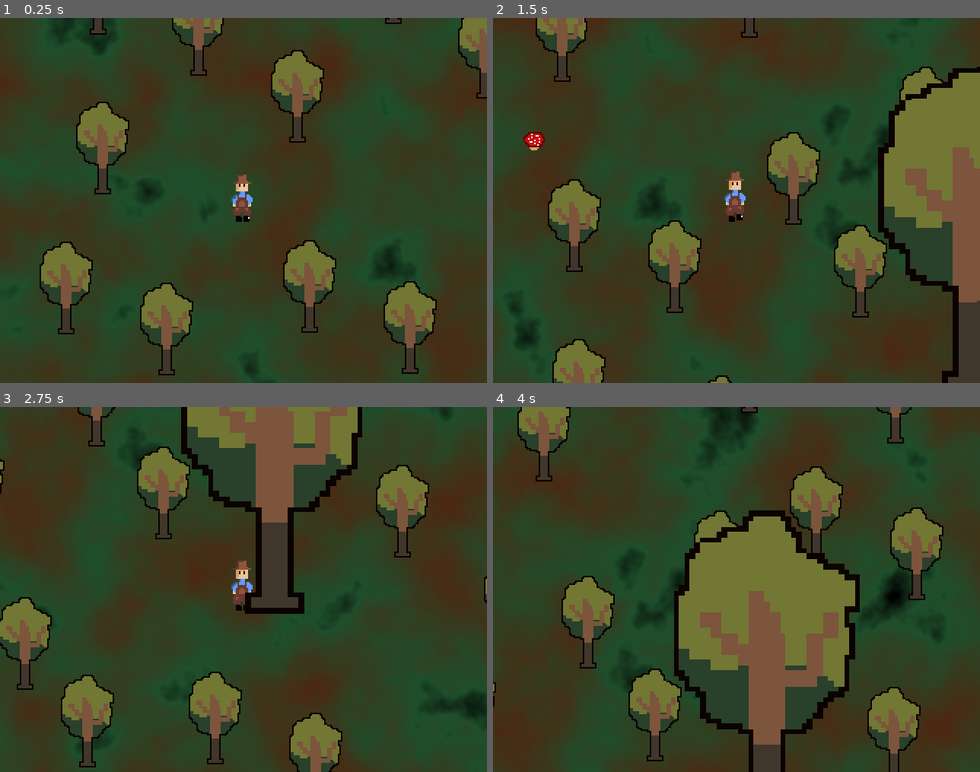
Above: before the commit, frames 1-4 (two rows, left to right).
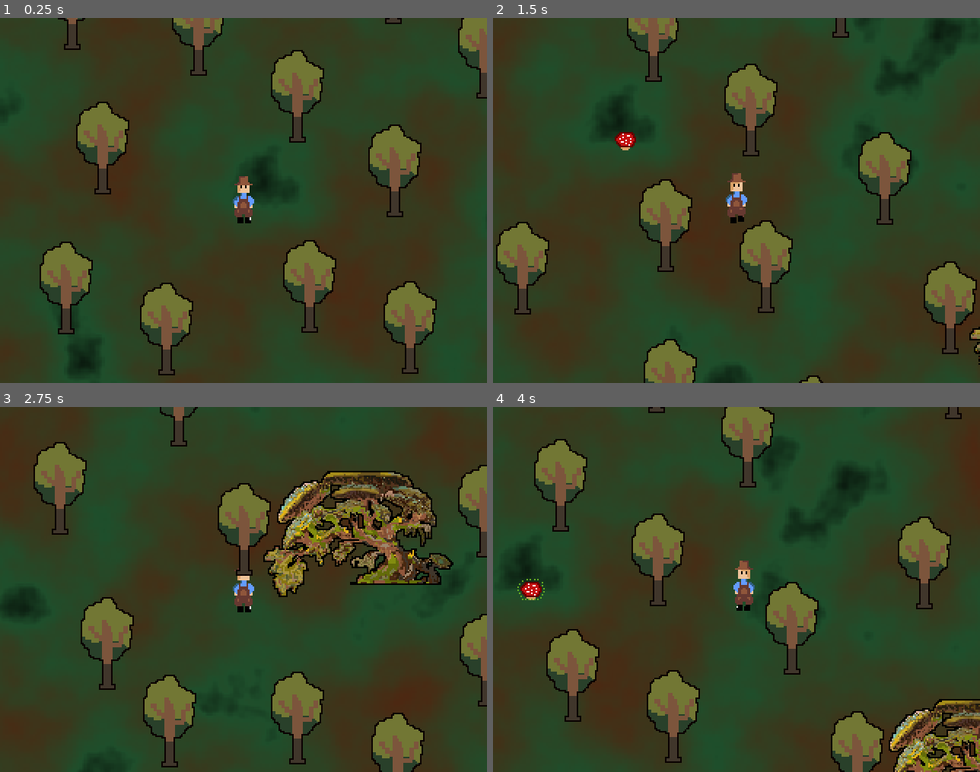
Above: after the commit, the same moments.

Repository: Eren1601/Cyberpunk-Frankenjam
Game: Godot game, scene res://scenes/World.tscn
Same seed, same stepped clock (60 frames per second), same inputs: the game is played once before the commit and once after it.
Inputs:
- Up to frame 1 (0.25 s): no input
- Up to frame 2 (1.5 s): hold D (move_right) 0.53-1.28 s; tap 2 (plant_mushroom) at 0.6, 1.35 s; hold S (move_down) from 1.28 s (still down)
- Up to frame 3 (2.75 s): release S (move_down) at 2.03 s; hold D (move_right) from 2.03 s (still down); tap 2 (plant_mushroom) at 2.1 s
- Up to frame 4 (4 s): release D (move_right) at 2.78 s; hold W (move_up) 2.78-3.53 s; tap 2 (plant_mushroom) at 2.85, 3.6 s; hold A (move_left) from 3.53 s (still down)

The runs differ from the first frame. In frame 1, 14% of the frame differs, in the area x 0-100%, y 0-100%; in frame 2, 32%; in frame 3, 37%; in frame 4, 44%.

Commit message:
overlay changes

Diff:
--- a/scenes/Player.tscn
+++ b/scenes/Player.tscn
@@ -251,7 +251,7 @@
 
 [node name="AnimatedSprite2D" type="AnimatedSprite2D" parent="."]
 y_sort_enabled = true
-position = Vector2(2, 0)
+position = Vector2(2.5, 0)
 sprite_frames = SubResource("SpriteFrames_fq1a3")
 animation = &"idle"
 frame_progress = 0.42452335
--- /dev/null
+++ b/scenes/Ryggsdial.tscn
@@ -0,0 +1,17 @@
+[gd_scene load_steps=4 format=3 uid="uid://do1qmq2ecoab3"]
+
+[ext_resource type="PackedScene" uid="uid://c5k7efi2kjktv" path="res://scenes/Tree.tscn" id="1_w577p"]
+[ext_resource type="Texture2D" uid="uid://6fprbwqxi0fc" path="res://aseprite/Sprites/Ryggdials.png" id="2_3dt6x"]
+
+[sub_resource type="RectangleShape2D" id="RectangleShape2D_w577p"]
+size = Vector2(66, 15)
+
+[node name="Tree" instance=ExtResource("1_w577p")]
+is_big_tree = true
+
+[node name="Sprite2D" parent="." index="0"]
+texture = ExtResource("2_3dt6x")
+
+[node name="CollisionShape2D" parent="StaticBody2D" index="0"]
+position = Vector2(32, -2.5)
+shape = SubResource("RectangleShape2D_w577p")
--- a/scenes/World.tscn
+++ b/scenes/World.tscn
@@ -6,6 +6,25 @@
 [ext_resource type="Script" uid="uid://kbdndscucxg5" path="res://scripts/enemy_spawner.gd" id="4_ygioq"]
 [ext_resource type="Script" uid="uid://6n4t5wt7pvdf" path="res://scripts/root_overlay.gd" id="5_pdh0q"]
 [ext_resource type="Script" uid="uid://v8mr16i7s03o" path="res://scripts/game_state.gd" id="6_h1bdy"]
+[ext_resource type="Texture2D" uid="uid://cg0yl5kmhv0bq" path="res://aseprite/Sprites/Overlay/glitch_screen-Sheet1.png" id="7_yncth"]
+[ext_resource type="Texture2D" uid="uid://dktrn2c3vwgym" path="res://aseprite/Sprites/Overlay/glitch_screen-Sheet2.png" id="8_jgbtq"]
+[ext_resource type="Texture2D" uid="uid://b0sbh3apd1mc" path="res://aseprite/Sprites/Overlay/glitch_screen-Sheet11.png" id="9_4q8dg"]
+[ext_resource type="Texture2D" uid="uid://bq7yiqjqb1dqj" path="res://aseprite/Sprites/Overlay/glitch_screen-Sheet12.png" id="10_lawxi"]
+[ext_resource type="Texture2D" uid="uid://bp5qthm1pbk0e" path="res://aseprite/Sprites/Overlay/glitch_screen-Sheet13.png" id="11_uni40"]
+[ext_resource type="Texture2D" uid="uid://mo5e83ee0vfc" path="res://aseprite/Sprites/Overlay/glitch_screen-Sheet14.png" id="12_aqlsr"]
+[ext_resource type="Texture2D" uid="uid://bsi8082knie4j" path="res://aseprite/Sprites/Overlay/glitch_screen-Sheet15.png" id="13_n2fr6"]
+[ext_resource type="Texture2D" uid="uid://bii54ydpxxy5j" path="res://aseprite/Sprites/Overlay/glitch_screen-Sheet16.png" id="14_128ka"]
+[ext_resource type="Texture2D" uid="uid://dr21ni8x330fn" path="res://aseprite/Sprites/Overlay/glitch_screen-Sheet17.png" id="15_ngql4"]
+[ext_resource type="Texture2D" uid="uid://cv5pdam86xhd4" path="res://aseprite/Sprites/Overlay/glitch_screen-Sheet18.png" id="16_b64vv"]
+[ext_resource type="Texture2D" uid="uid://bgn8tkk2ckqje" path="res://aseprite/Sprites/Overlay/glitch_screen-Sheet3.png" id="17_agajo"]
+[ext_resource type="Texture2D" uid="uid://bgf1pnatbsi04" path="res://aseprite/Sprites/Overlay/glitch_screen-Sheet4.png" id="18_2pad8"]
+[ext_resource type="Texture2D" uid="uid://lgf2b3hy6gln" path="res://aseprite/Sprites/Overlay/glitch_screen-Sheet5.png" id="19_e4yt5"]
+[ext_resource type="Texture2D" uid="uid://cxj5osh4xlo7e" path="res://aseprite/Sprites/Overlay/glitch_screen-Sheet6.png" id="20_x70b3"]
+[ext_resource type="Texture2D" uid="uid://ctsiosi1hwf03" path="res://aseprite/Sprites/Overlay/glitch_screen-Sheet7.png" id="21_5w2bu"]
+[ext_resource type="Texture2D" uid="uid://b48anqtljxbpt" path="res://aseprite/Sprites/Overlay/glitch_screen-Sheet8.png" id="22_1bdwf"]
+[ext_resource type="Texture2D" uid="uid://c7650qvnn1frr" path="res://aseprite/Sprites/Overlay/glitch_screen-Sheet9.png" id="23_1w2qq"]
+[ext_resource type="Texture2D" uid="uid://cbg083ec5y6y5" path="res://aseprite/Sprites/Overlay/glitch_screen-Sheet10.png" id="24_yd118"]
+[ext_resource type="PackedScene" uid="uid://do1qmq2ecoab3" path="res://scenes/Ryggsdial.tscn" id="25_jgbtq"]
 
 [sub_resource type="Gradient" id="Gradient_7c4bj"]
 offsets = PackedFloat32Array(0, 0.25666666, 0.89666665)
@@ -19,23 +38,78 @@
 noise = SubResource("FastNoiseLite_nrtoj")
 color_ramp = SubResource("Gradient_7c4bj")
 
+[sub_resource type="AnimatedTexture" id="AnimatedTexture_lffjk"]
+frames = 18
+speed_scale = 22.7
+frame_0/texture = ExtResource("7_yncth")
+frame_0/duration = 33.0
+frame_1/texture = ExtResource("8_jgbtq")
+frame_1/duration = 33.0
+frame_2/texture = ExtResource("17_agajo")
+frame_2/duration = 33.0
+frame_3/texture = ExtResource("18_2pad8")
+frame_3/duration = 1.0
+frame_4/texture = ExtResource("19_e4yt5")
+frame_4/duration = 1.0
+frame_5/texture = ExtResource("20_x70b3")
+frame_5/duration = 1.0
+frame_6/texture = ExtResource("21_5w2bu")
+frame_6/duration = 1.0
+frame_7/texture = ExtResource("22_1bdwf")
+frame_7/duration = 1.0
+frame_8/texture = ExtResource("23_1w2qq")
+frame_8/duration = 1.0
+frame_9/texture = ExtResource("24_yd118")
+frame_9/duration = 1.0
+frame_10/texture = ExtResource("9_4q8dg")
+frame_10/duration = 1.0
+frame_11/texture = ExtResource("10_lawxi")
+frame_11/duration = 1.0
+frame_12/texture = ExtResource("11_uni40")
+frame_12/duration = 1.0
+frame_13/texture = ExtResource("12_aqlsr")
+frame_13/duration = 1.0
+frame_14/texture = ExtResource("13_n2fr6")
+frame_14/duration = 1.0
+frame_15/texture = ExtResource("14_128ka")
+frame_15/duration = 1.0
+frame_16/texture = ExtResource("15_ngql4")
+frame_16/duration = 1.0
+frame_17/texture = ExtResource("16_b64vv")
+frame_17/duration = 1.0
+
 [node name="Node2D" type="Node2D"]
 y_sort_enabled = true
 
 [node name="Forest Layer" type="Node2D" parent="."]
 
 [node name="Background" type="Sprite2D" parent="Forest Layer"]
+position = Vector2(-2.0000114, -22.000029)
+scale = Vector2(1.3958333, 1.35)
 texture = SubResource("NoiseTexture2D_i4b1j")
-metadata/_edit_lock_ = true
-
-[node name="Player" parent="Forest Layer/Background" instance=ExtResource("2_0uv0p")]
+
+[node name="Player" parent="Forest Layer" instance=ExtResource("2_0uv0p")]
 position = Vector2(-303, -136)
 
 [node name="Trees" type="Node2D" parent="Forest Layer"]
 
 [node name="Tree" parent="Forest Layer/Trees" instance=ExtResource("1_hlk0d")]
-position = Vector2(-399, -247)
+position = Vector2(-416, -237)
 _node_id = 1
+
+[node name="Tree65" parent="Forest Layer/Trees" instance=ExtResource("1_hlk0d")]
+position = Vector2(-537, -235)
+is_spawner = true
+_node_id = 65
+
+[node name="Tree64" parent="Forest Layer/Trees" instance=ExtResource("1_hlk0d")]
+position = Vector2(-456, -320)
+_node_id = 64
+
+[node name="Tree110" parent="Forest Layer/Trees" instance=ExtResource("1_hlk0d")]
+position = Vector2(-523, -368)
+is_spawner = true
+_node_id = 110
 
 [node name="Tree2" parent="Forest Layer/Trees" instance=ExtResource("1_hlk0d")]
 position = Vector2(-333, -220)
@@ -45,16 +119,44 @@
 position = Vector2(-396, -142)
 _node_id = 3
 
+[node name="Tree66" parent="Forest Layer/Trees" instance=ExtResource("1_hlk0d")]
+position = Vector2(-525, -112)
+is_spawner = true
+_node_id = 66
+
 [node name="Tree4" parent="Forest Layer/Trees" instance=ExtResource("1_hlk0d")]
 position = Vector2(182, -213)
 _node_id = 4
 
+[node name="Tree102" parent="Forest Layer/Trees" instance=ExtResource("1_hlk0d")]
+position = Vector2(154, -290)
+_node_id = 4
+
+[node name="Tree108" parent="Forest Layer/Trees" instance=ExtResource("1_hlk0d")]
+position = Vector2(156, -377)
+is_spawner = true
+_node_id = 108
+
+[node name="Tree105" parent="Forest Layer/Trees" instance=ExtResource("1_hlk0d")]
+position = Vector2(-206, -370)
+is_spawner = true
+_node_id = 105
+
 [node name="Tree57" parent="Forest Layer/Trees" instance=ExtResource("1_hlk0d")]
 position = Vector2(86, -230)
 _node_id = 57
 
+[node name="Tree101" parent="Forest Layer/Trees" instance=ExtResource("1_hlk0d")]
+position = Vector2(47, -296)
+_node_id = 57
+
+[node name="Tree107" parent="Forest Layer/Trees" instance=ExtResource("1_hlk0d")]
+position = Vector2(57, -369)
+is_spawner = true
+_node_id = 107
+
 [node name="Tree55" parent="Forest Layer/Trees" instance=ExtResource("1_hlk0d")]
-position = Vector2(-72, -21)
+position = Vector2(-73, 3)
 _node_id = 55
 
 [node name="Tree5" parent="Forest Layer/Trees" instance=ExtResource("1_hlk0d")]
@@ -82,35 +184,78 @@
 _node_id = 56
 
 [node name="Tree8" parent="Forest Layer/Trees" instance=ExtResource("1_hlk0d")]
-position = Vector2(100, -127)
+position = Vector2(100, -93)
 _node_id = 8
 
 [node name="Tree39" parent="Forest Layer/Trees" instance=ExtResource("1_hlk0d")]
 position = Vector2(385, -143)
 _node_id = 39
 
+[node name="Tree97" parent="Forest Layer/Trees" instance=ExtResource("1_hlk0d")]
+position = Vector2(502, -214)
+is_spawner = true
+_node_id = 97
+
 [node name="Tree40" parent="Forest Layer/Trees" instance=ExtResource("1_hlk0d")]
 position = Vector2(426, -248)
 _node_id = 40
 
+[node name="Tree100" parent="Forest Layer/Trees" instance=ExtResource("1_hlk0d")]
+position = Vector2(477, -390)
+is_spawner = true
+_node_id = 100
+
+[node name="Tree98" parent="Forest Layer/Trees" instance=ExtResource("1_hlk0d")]
+position = Vector2(524, -293)
+is_spawner = true
+_node_id = 98
+
 [node name="Tree41" parent="Forest Layer/Trees" instance=ExtResource("1_hlk0d")]
 position = Vector2(341, -267)
 _node_id = 41
 
+[node name="Tree99" parent="Forest Layer/Trees" instance=ExtResource("1_hlk0d")]
+position = Vector2(349, -380)
+is_spawner = true
+_node_id = 99
+
 [node name="Tree42" parent="Forest Layer/Trees" instance=ExtResource("1_hlk0d")]
 position = Vector2(276, -246)
 _node_id = 42
 
+[node name="Tree103" parent="Forest Layer/Trees" instance=ExtResource("1_hlk0d")]
+position = Vector2(231, -303)
+_node_id = 42
+
+[node name="Tree109" parent="Forest Layer/Trees" instance=ExtResource("1_hlk0d")]
+position = Vector2(273, -378)
+is_spawner = true
+_node_id = 109
+
 [node name="Tree58" parent="Forest Layer/Trees" instance=ExtResource("1_hlk0d")]
 position = Vector2(408, -35)
 _node_id = 58
 
+[node name="Tree96" parent="Forest Layer/Trees" instance=ExtResource("1_hlk0d")]
+position = Vector2(501, -130)
+is_spawner = true
+_node_id = 96
+
+[node name="Tree93" parent="Forest Layer/Trees" instance=ExtResource("1_hlk0d")]
+position = Vector2(516, -31)
+is_spawner = true
+_node_id = 93
+
+[node name="Tree92" parent="Forest Layer/Trees" instance=ExtResource("1_hlk0d")]
+position = Vector2(405, 37)
+_node_id = 58
+
 [node name="Tree59" parent="Forest Layer/Trees" instance=ExtResource("1_hlk0d")]
 position = Vector2(323, -54)
 _node_id = 59
 
 [node name="Tree60" parent="Forest Layer/Trees" instance=ExtResource("1_hlk0d")]
-position = Vector2(258, -33)
+position = Vector2(241, -22)
 _node_id = 60
 
 [node name="Tree43" parent="Forest Layer/Trees" instance=ExtResource("1_hlk0d")]
@@ -126,43 +271,65 @@
 _node_id = 45
 
 [node name="Tree46" parent="Forest Layer/Trees" instance=ExtResource("1_hlk0d")]
-position = Vector2(-69, 312)
+position = Vector2(285, -133)
 _node_id = 46
 
+[node name="Tree78" parent="Forest Layer/Trees" instance=ExtResource("1_hlk0d")]
+position = Vector2(-14, 346)
+_node_id = 78
+
+[node name="Tree77" parent="Forest Layer/Trees" instance=ExtResource("1_hlk0d")]
+position = Vector2(-125, 343)
+_node_id = 77
+
 [node name="Tree47" parent="Forest Layer/Trees" instance=ExtResource("1_hlk0d")]
-position = Vector2(-154, 293)
+position = Vector2(-140, 267)
 _node_id = 47
 
 [node name="Tree48" parent="Forest Layer/Trees" instance=ExtResource("1_hlk0d")]
 position = Vector2(82, 197)
 _node_id = 48
 
-[node name="Tree54" parent="Forest Layer/Trees" instance=ExtResource("1_hlk0d")]
-z_index = 2
-position = Vector2(7.6293945e-06, 23.000015)
-scale = Vector2(3.5, 3.5)
-_node_id = 54
-
 [node name="Tree49" parent="Forest Layer/Trees" instance=ExtResource("1_hlk0d")]
 position = Vector2(85, 302)
 _node_id = 49
 
+[node name="Tree80" parent="Forest Layer/Trees" instance=ExtResource("1_hlk0d")]
+position = Vector2(-64, 415)
+is_spawner = true
+_node_id = 80
+
 [node name="Tree50" parent="Forest Layer/Trees" instance=ExtResource("1_hlk0d")]
-position = Vector2(0, 283)
+position = Vector2(7, 256)
 _node_id = 50
 
+[node name="Tree79" parent="Forest Layer/Trees" instance=ExtResource("1_hlk0d")]
+position = Vector2(59, 419)
+is_spawner = true
+_node_id = 79
+
 [node name="Tree51" parent="Forest Layer/Trees" instance=ExtResource("1_hlk0d")]
-position = Vector2(-247, 233)
+position = Vector2(-268, 242)
 _node_id = 51
 
 [node name="Tree52" parent="Forest Layer/Trees" instance=ExtResource("1_hlk0d")]
 position = Vector2(-244, 338)
 _node_id = 52
 
+[node name="Tree76" parent="Forest Layer/Trees" instance=ExtResource("1_hlk0d")]
+position = Vector2(-189, 397)
+is_spawner = true
+_node_id = 76
+
 [node name="Tree53" parent="Forest Layer/Trees" instance=ExtResource("1_hlk0d")]
 position = Vector2(-329, 319)
 _node_id = 53
 
+[node name="Tree74" parent="Forest Layer/Trees" instance=ExtResource("1_hlk0d")]
+position = Vector2(-326, 395)
+is_spawner = true
+_node_id = 74
+
 [node name="Tree9" parent="Forest Layer/Trees" instance=ExtResource("1_hlk0d")]
 position = Vector2(85, -9)
 _node_id = 9
@@ -183,10 +350,24 @@
 position = Vector2(-271, -281)
 _node_id = 13
 
+[node name="Tree104" parent="Forest Layer/Trees" instance=ExtResource("1_hlk0d")]
+position = Vector2(-347, -383)
+is_spawner = true
+_node_id = 104
+
 [node name="Tree14" parent="Forest Layer/Trees" instance=ExtResource("1_hlk0d")]
 position = Vector2(-205, -254)
 _node_id = 14
 
+[node name="Tree63" parent="Forest Layer/Trees" instance=ExtResource("1_hlk0d")]
+position = Vector2(-102, -306)
+_node_id = 14
+
+[node name="Tree106" parent="Forest Layer/Trees" instance=ExtResource("1_hlk0d")]
+position = Vector2(-57, -383)
+is_spawner = true
+_node_id = 106
+
 [node name="Tree15" parent="Forest Layer/Trees" instance=ExtResource("1_hlk0d")]
 position = Vector2(-268, -176)
 _node_id = 15
@@ -195,6 +376,11 @@
 position = Vector2(-420, -50)
 _node_id = 16
 
+[node name="Tree67" parent="Forest Layer/Trees" instance=ExtResource("1_hlk0d")]
+position = Vector2(-519, 10)
+is_spawner = true
+_node_id = 67
+
 [node name="Tree17" parent="Forest Layer/Trees" instance=ExtResource("1_hlk0d")]
 position = Vector2(-354, -23)
 _node_id = 17
@@ -203,8 +389,13 @@
 position = Vector2(-417, 55)
 _node_id = 18
 
+[node name="Tree68" parent="Forest Layer/Trees" instance=ExtResource("1_hlk0d")]
+position = Vector2(-543, 78)
+is_spawner = true
+_node_id = 68
+
 [node name="Tree19" parent="Forest Layer/Trees" instance=ExtResource("1_hlk0d")]
-position = Vector2(-337, 135)
+position = Vector2(-337, 110)
 _node_id = 19
 
 [node name="Tree20" parent="Forest Layer/Trees" instance=ExtResource("1_hlk0d")]
@@ -212,7 +403,7 @@
 _node_id = 20
 
 [node name="Tree21" parent="Forest Layer/Trees" instance=ExtResource("1_hlk0d")]
-position = Vector2(-334, 240)
+position = Vector2(-204, -127)
 _node_id = 12
 
 [node name="Tree22" parent="Forest Layer/Trees" instance=ExtResource("1_hlk0d")]
@@ -235,6 +426,16 @@
 position = Vector2(442, 120)
 _node_id = 31
 
+[node name="Tree95" parent="Forest Layer/Trees" instance=ExtResource("1_hlk0d")]
+position = Vector2(507, 185)
+is_spawner = true
+_node_id = 95
+
+[node name="Tree94" parent="Forest Layer/Trees" instance=ExtResource("1_hlk0d")]
+position = Vector2(514, 90)
+is_spawner = true
+_node_id = 94
+
 [node name="Tree32" parent="Forest Layer/Trees" instance=ExtResource("1_hlk0d")]
 position = Vector2(-38, 127)
 _node_id = 32
@@ -247,18 +448,67 @@
 position = Vector2(167, 275)
 _node_id = 34
 
+[node name="Tree81" parent="Forest Layer/Trees" instance=ExtResource("1_hlk0d")]
+position = Vector2(214, 332)
+_node_id = 81
+
+[node name="Tree83" parent="Forest Layer/Trees" instance=ExtResource("1_hlk0d")]
+position = Vector2(168, 403)
+is_spawner = true
+_node_id = 83
+
 [node name="Tree35" parent="Forest Layer/Trees" instance=ExtResource("1_hlk0d")]
 position = Vector2(324, 169)
 _node_id = 35
 
+[node name="Tree91" parent="Forest Layer/Trees" instance=ExtResource("1_hlk0d")]
+position = Vector2(335, 63)
+_node_id = 35
+
 [node name="Tree36" parent="Forest Layer/Trees" instance=ExtResource("1_hlk0d")]
 position = Vector2(390, 196)
 _node_id = 36
 
+[node name="Tree87" parent="Forest Layer/Trees" instance=ExtResource("1_hlk0d")]
+position = Vector2(440, 261)
+_node_id = 87
+
+[node name="Tree89" parent="Forest Layer/Trees" instance=ExtResource("1_hlk0d")]
+position = Vector2(520, 282)
+is_spawner = true
+_node_id = 89
+
+[node name="Tree88" parent="Forest Layer/Trees" instance=ExtResource("1_hlk0d")]
+position = Vector2(456, 405)
+is_spawner = true
+_node_id = 88
+
 [node name="Tree37" parent="Forest Layer/Trees" instance=ExtResource("1_hlk0d")]
 position = Vector2(327, 274)
 _node_id = 37
 
+[node name="Tree90" parent="Forest Layer/Trees" instance=ExtResource("1_hlk0d")]
+position = Vector2(86, 89)
+_node_id = 90
+
+[node name="Tree86" parent="Forest Layer/Trees" instance=ExtResource("1_hlk0d")]
+position = Vector2(346, 414)
+is_spawner = true
+_node_id = 86
+
+[node name="Tree85" parent="Forest Layer/Trees" instance=ExtResource("1_hlk0d")]
+position = Vector2(259, 272)
+_node_id = 37
+
+[node name="Tree84" parent="Forest Layer/Trees" instance=ExtResource("1_hlk0d")]
+position = Vector2(263, 404)
+is_spawner = true
+_node_id = 84
+
+[node name="Tree82" parent="Forest Layer/Trees" instance=ExtResource("1_hlk0d")]
+position = Vector2(-348, -299)
+_node_id = 82
+
 [node name="Tree38" parent="Forest Layer/Trees" instance=ExtResource("1_hlk0d")]
 position = Vector2(396, 322)
 _node_id = 38
@@ -272,8 +522,18 @@
 _node_id = 27
 
 [node name="Tree28" parent="Forest Layer/Trees" instance=ExtResource("1_hlk0d")]
-position = Vector2(-432, 178)
+position = Vector2(-433, 162)
 _node_id = 28
+
+[node name="Tree70" parent="Forest Layer/Trees" instance=ExtResource("1_hlk0d")]
+position = Vector2(-503, 221)
+is_spawner = true
+_node_id = 70
+
+[node name="Tree69" parent="Forest Layer/Trees" instance=ExtResource("1_hlk0d")]
+position = Vector2(-511, 145)
+is_spawner = true
+_node_id = 69
 
 [node name="Tree29" parent="Forest Layer/Trees" instance=ExtResource("1_hlk0d")]
 position = Vector2(-366, 205)
@@ -283,9 +543,31 @@
 position = Vector2(-429, 283)
 _node_id = 30
 
+[node name="Tree75" parent="Forest Layer/Trees" instance=ExtResource("1_hlk0d")]
+position = Vector2(-492, 401)
+is_spawner = true
+_node_id = 75
+
+[node name="Tree73" parent="Forest Layer/Trees" instance=ExtResource("1_hlk0d")]
+position = Vector2(-397, 413)
+is_spawner = true
+_node_id = 73
+
+[node name="Tree72" parent="Forest Layer/Trees" instance=ExtResource("1_hlk0d")]
+position = Vector2(-463, 342)
+_node_id = 72
+
+[node name="Tree71" parent="Forest Layer/Trees" instance=ExtResource("1_hlk0d")]
+position = Vector2(518, 356)
+is_spawner = true
+_node_id = 71
+
+[node name="Tree54" parent="Forest Layer/Trees" instance=ExtResource("25_jgbtq")]
+position = Vector2(-1, 5)
+
 [node name="RootGraph" type="Node" parent="."]
 script = ExtResource("3_b3faq")
-min_connect_radius = 150.0
+min_connect_radius = 125.0
 max_connect_radius = 175.0
 
 [node name="EnemySpawner" type="Node" parent="."]
@@ -302,21 +584,30 @@
 
 [node name="CollisionPolygon2D" type="CollisionPolygon2D" parent="Collision/StaticBody2D"]
 polygon = PackedVector2Array(-479, -359, 481, -357, 479, 359, -485, 357, -480, -339, -533, -118, -559, 328, -474, 468, 162, 465, 629, 460, 591, -301, 434, -431, -26, -469, -553, -412, -481, -340)
+metadata/_edit_lock_ = true
 
 [node name="CanvasLayer" type="CanvasLayer" parent="."]
-
-[node name="RootOverlay" type="Control" parent="CanvasLayer"]
+visible = false
+
+[node name="OverlayBG" type="TextureRect" parent="CanvasLayer"]
+offset_right = 40.0
+offset_bottom = 40.0
+mouse_filter = 2
+texture = SubResource("AnimatedTexture_lffjk")
+
+[node name="RootOverlay" type="Control" parent="CanvasLayer" node_paths=PackedStringArray("canvas")]
 layout_mode = 3
-anchor_left = 0.05
-anchor_top = 0.081
-anchor_right = 0.96000004
-anchor_bottom = 0.88600004
+anchor_left = 0.14375
+anchor_top = 0.16016668
+anchor_right = 0.87250006
+anchor_bottom = 0.7110001
 offset_left = -6.0
-offset_top = -6.4400005
+offset_top = -6.4400024
 offset_right = 2.7999878
 offset_bottom = 3.3599854
 grow_horizontal = 2
 grow_vertical = 2
 script = ExtResource("5_pdh0q")
+canvas = NodePath("..")
 graph_path = NodePath("../RootGraph")
 metadata/_edit_use_anchors_ = true
--- a/scripts/root_graph.gd
+++ b/scripts/root_graph.gd
@@ -7,11 +7,14 @@
 @export_group("Automated Connection Parameters")
 @export var min_connect_radius := 200.0
 @export var max_connect_radius := 300.0
+
 
 class RootNode:
 	var id: int
 	var pos: Vector2
 	var enabled: bool = true
+	var is_spawner: bool = true
+	var is_big_tree: bool = false
 
 class RootEdge:
 	var a_id: int
@@ -25,10 +28,12 @@
 signal graph_changed
 signal node_toggled(id: int, enabled: bool)
 
-func add_node(id: int, pos: Vector2) -> void:
+func add_node(id: int, pos: Vector2, is_spawner: bool = false, is_big_tree: bool = false) -> void:
 	var n := RootNode.new()
 	n.id = id
 	n.pos = pos
+	n.is_spawner = is_spawner
+	n.is_big_tree = is_big_tree
 	nodes[id] = n
 
 func add_edge(a_id: int, b_id: int, cost := 1.0) -> void:
@@ -58,6 +63,9 @@
 	var x_values: Array[float] = []
 	var y_values: Array[float] = []
 	for n in nodes.values():
+		#if n.is_spawner:
+			#print("skipped spawner in bounds calculation")
+			#continue
 		x_values.append(n.pos.x)
 		y_values.append(n.pos.y)
 	x_values.sort()
@@ -138,17 +146,16 @@
 	# 2) Define edges manually here for now (edit this block per level)
 	var trees_root := get_tree().get_root().find_child("Trees", true, false)
 	if trees_root:
-		var id_counter := 1
 		for t in trees_root.get_children():
 			if "node_id" in t:
 				var tid: int = int(t.node_id)
-				add_node(tid, (t as Node2D).global_position)
-				id_counter = max(id_counter, tid + 1)
+				add_node(tid, (t as Node2D).global_position, t.is_spawner, t.is_big_tree)
 			else:
 				printerr("Tree has no node_ID")
 		auto_connect_by_radius(min_connect_radius, max_connect_radius, 12345, -1, true)
 	else:
 		printerr("no Trees Node found")
+
 func _has_edge(a_id: int, b_id: int) -> bool:
 	for e in edges:
 		if (e.a_id == a_id and e.b_id == b_id) or (e.a_id == b_id and e.b_id == a_id):
@@ -161,6 +168,13 @@
 		if e.a_id == nid or e.b_id == nid:
 			d += 1
 	return d
+
+func get_spawn_nodes() -> Array[int]:
+	var out: Array[int] = []
+	for id in nodes.keys():
+		if nodes[id].enabled and nodes[id].is_spawner:
+			out.append(id)
+	return out
 
 func auto_connect_by_radius(min_r: float, max_r: float, seed: int = 12345, max_degree: int = -1, use_distance_cost: bool = true) -> void:
 	# For each node, pick a random connection radius in [min_r, max_r].
--- a/scripts/root_overlay.gd
+++ b/scripts/root_overlay.gd
@@ -6,9 +6,17 @@
 # ----------------------------------------------------------
 
 extends Control
+@export var canvas: CanvasLayer
 
 @export var graph_path: NodePath
 var graph: Node = null
+
+var color_node_spawner_active: Color = Color(0.802, 0.192, 0.376, 1.0)
+var color_node_spawner_inactive: Color = Color(0.361, 0.016, 0.045, 1.0)
+var color_node_active: Color = Color(0.15, 0.558, 0.94, 1.0)
+var color_node_disabled: Color = Color(0.12, 0.267, 0.405, 1.0)
+var color_edges_active: Color = Color(0.53, 0.696, 0.89, 1.0)
+var color_edges_disabled: Color = Color(0.25, 0.367, 0.5, 1.0)
 
 # Cached world bounds for coordinate transformation
 var world_rect: Rect2 = Rect2(Vector2.ZERO, Vector2.ONE)
@@ -47,7 +55,7 @@
 func _process(delta: float) -> void:
 	# Toggle logic; comment out if you want it always on
 	if InputMap.has_action("show_map"):
-		visible = Input.is_action_pressed("show_map")
+		canvas.visible = Input.is_action_pressed("show_map")
 	# Animate curves (wobble): redraw when visible
 	if visible:
 		queue_redraw()
@@ -70,8 +78,15 @@
 
 	# Draw nodes
 	for n in graph.nodes.values():
-		var col: Color = Color(0.82, 0.7, 0.45) if n.enabled else Color(0.3, 0.3, 0.3)
-		draw_circle(_world_to_ui(n.pos), 5.0, col)
+		var col: Color
+		if n.is_spawner:
+			col = color_node_spawner_active if n.enabled else color_node_spawner_inactive
+		else:
+			col = color_node_active if n.enabled else color_node_disabled
+		if n.is_big_tree:
+			draw_circle(_world_to_ui(n.pos), 10.0, col)
+		else:
+			draw_circle(_world_to_ui(n.pos), 5.0, col)
 
 # Draw a single curved root between two points
 func _draw_root_curve(a: Vector2, b: Vector2) -> void:
@@ -79,7 +94,7 @@
 	var n: Vector2 = Vector2(-dir.y, dir.x).normalized()
 	var mid: Vector2 = (a + b) * 0.5
 	var length: float = max(dir.length(), 1.0)
-	var wobble: float = 0.15 * length
+	var wobble: float = 0.025 * length
 	var t: float = float(Time.get_ticks_msec()) * 0.001
 	var offset: Vector2 = n * (sin(t + a.x * 0.01 + b.y * 0.01) * wobble)
 
@@ -92,7 +107,7 @@
 	for i in range(1, steps + 1):
 		var tt: float = float(i) / steps
 		var q: Vector2 = _bezier2(p0, p1, p2, tt)
-		draw_line(last, q, Color(0.45, 0.25, 0.10), 3.0, true)
+		draw_line(last, q, color_edges_active, 1.5, false)
 		last = q
 
 # Quadratic Bezier interpolation helper
--- a/scripts/tree.gd
+++ b/scripts/tree.gd
@@ -1,6 +1,8 @@
 extends Node2D
 @export var is_spawner: bool = false
 @export var _node_id: int = 0
+@export var is_big_tree: bool = false
+
 var node_id: int:
 	get: return _node_id
 
Not shown, added: aseprite/Sprites/Ryggdials.png.import
Not shown: 1 places in scenes/World.tscn that only renumber resources
